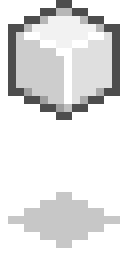
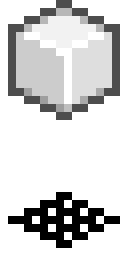
Before/after of a w=128, h=256 layered artwork. What changed in the layer stack:
"Pasted Layer": opacity 22% → 100%, painted on it over (8, 192, 120, 248)
